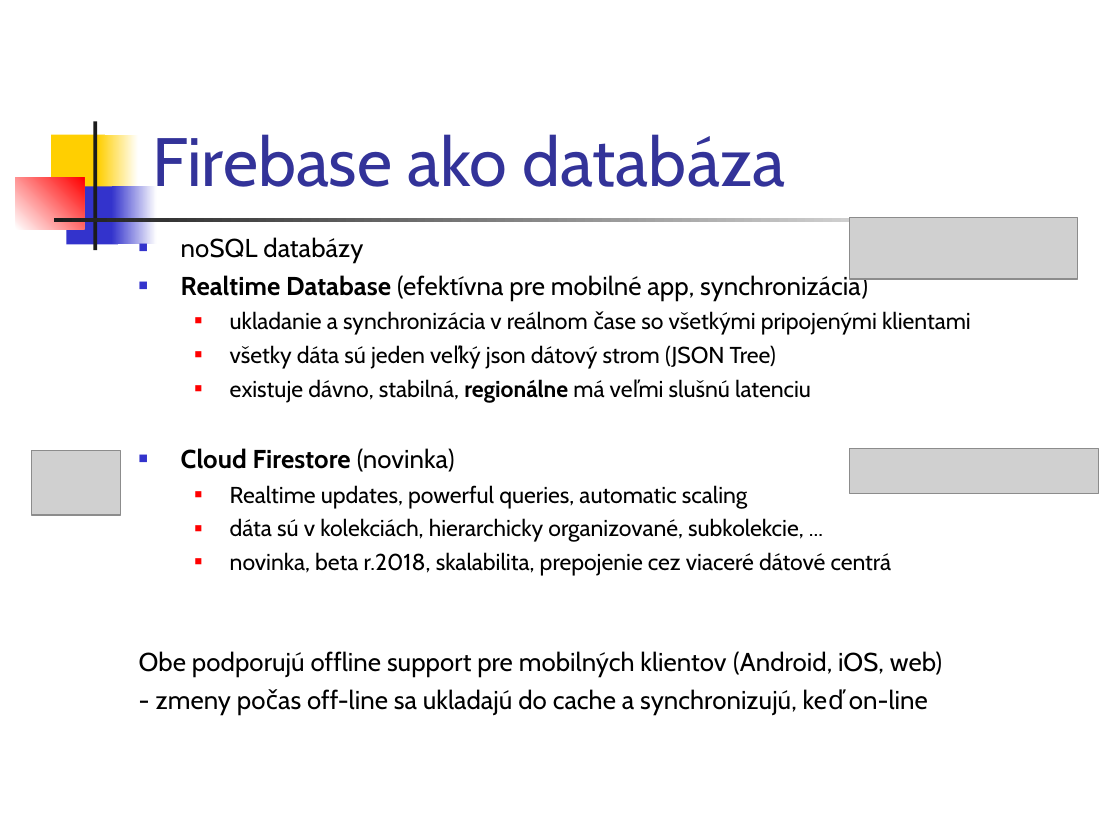
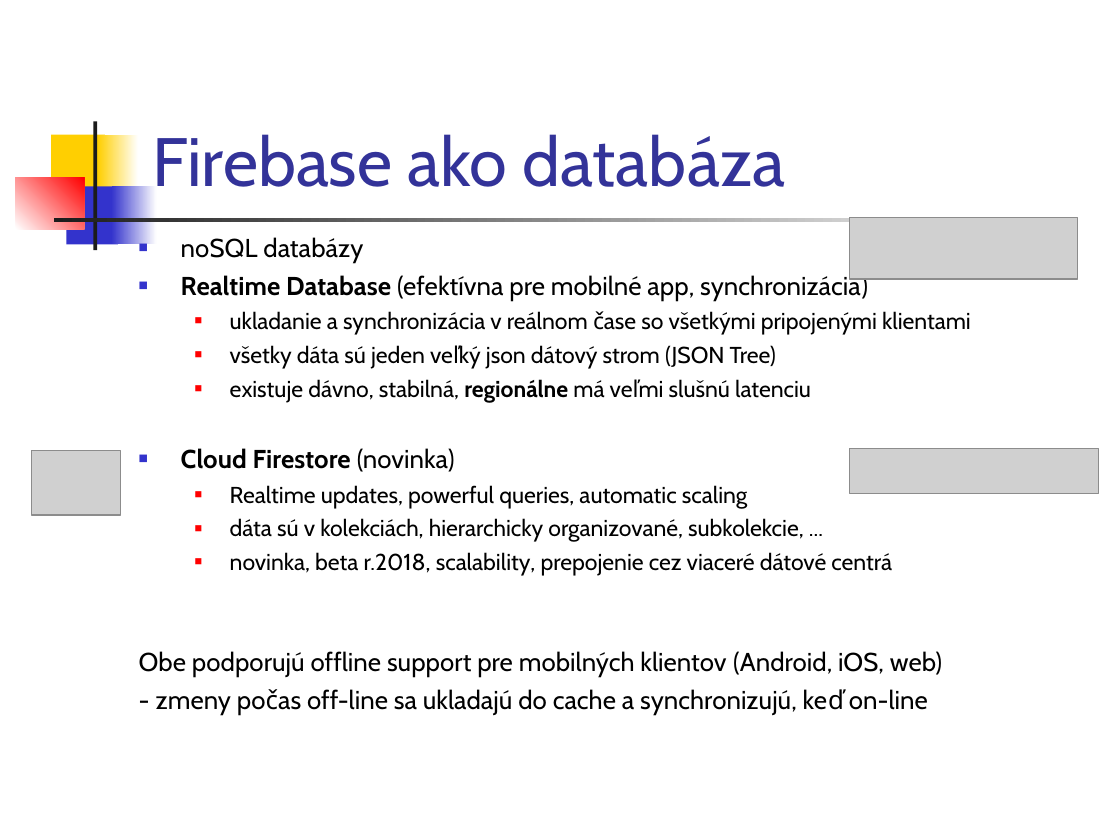
Before and after one commit to vmandro/Prednasky, a slide deck: slide 44 of 12/12_Android.ppt (slide 43 before the commit). Drawn at 1120x840 pixels with LibreOffice and Linux fonts; fonts in the diff are those of the drawing; grey boxes stand for pictures. Boxes give left, top, right and bottom in pixels: in the first picture for what was removed or moved away, otherwise in the second. Text is boxed around its words. In the diff, an @@ line names an element or a change of style, - is before the commit and + after.

```diff
--- a/12/12_Android.ppt
+++ b/12/12_Android.ppt
@@ text at [230,552,892,576]: text changed @@
-  ■ novinka, beta r.2018, skalabilita, prepojenie cez viaceré dátové centrá
+  ■ novinka, beta r.2018, scalability, prepojenie cez viaceré dátové centrá
```
Also in this commit, not shown: 18 other slides changed, 1 slide added, 1 other file.
